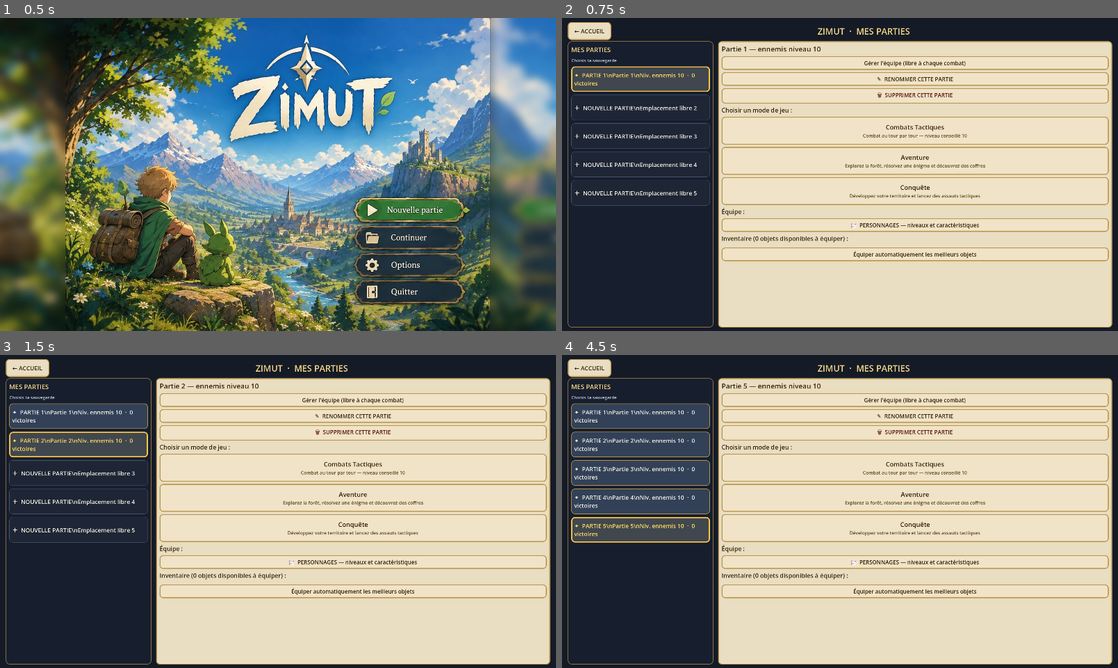
Above: before the commit, frames 1-4 (two rows, left to right).
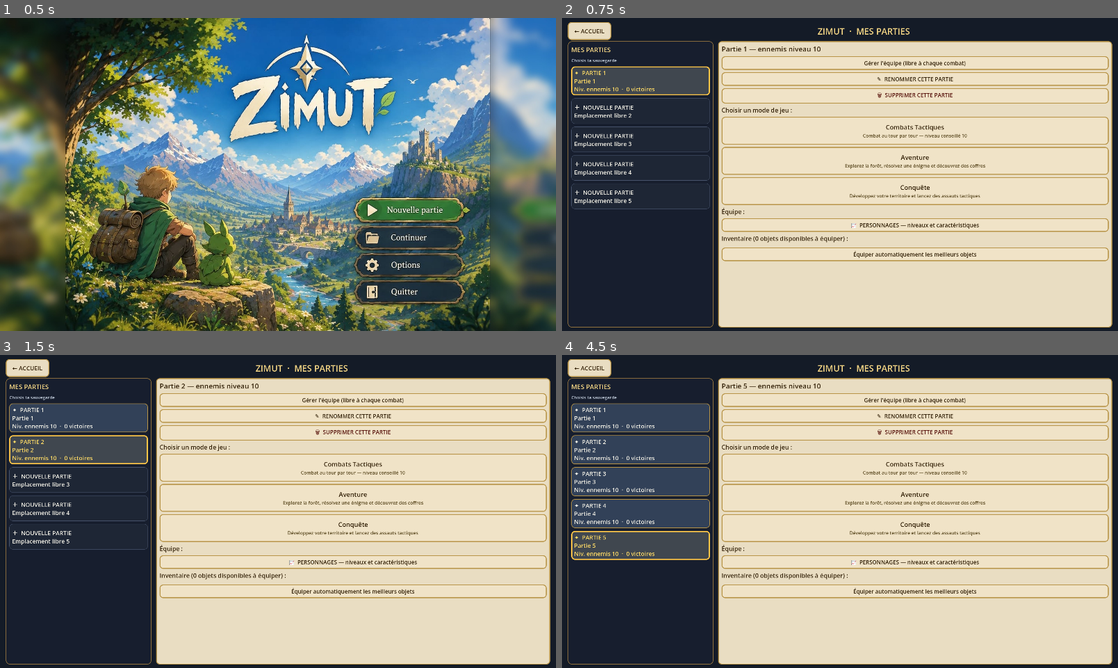
Above: after the commit, the same moments.

Repository: CharlieG42/Zimut
Game: Godot game, scene res://scenes/MainMenu.tscn
Two runs of this game, one before a commit and one after it. Both use one fixed random seed, a clock stepped at 60 frames per second and the inputs below.
Inputs (mouse positions are in pixels of both pictures, inside the frame that each line leads up to):
- Up to frame 1 (0.5 s): no input
- Up to frame 2 (0.75 s): click (973, 208) at 0.5 s
- Up to frame 3 (1.5 s): click (77, 445) at 1.25 s, where only the run before the commit has a clickable "＋ NOUVELLE PARTIE\nEmplacemen…"
- Up to frame 4 (4.5 s): click (639, 473) at 2 s, where only the run before the commit has a clickable "＋ NOUVELLE PARTIE\nEmplacemen…"; click (639, 502) at 2.75 s, where only the run before the commit has a clickable "＋ NOUVELLE PARTIE\nEmplacemen…"; click (639, 530) at 3.5 s, where only the run before the commit has a clickable "＋ NOUVELLE PARTIE\nEmplacemen…"; click (639, 542) at 4.25 s, where only the run after the commit has a clickable "＋ NOUVELLE PARTIE Emplacement…"

Frame 1 is identical in both runs. In frame 2, 2.0% of the frame differs, in the area x 1-27%, y 16-62%; in frame 3, 3.0%; in frame 4, 5.3%, in the area x 1-27%, y 16-66%.

Commit message:
fix(ui): corriger les retours à la ligne des cartes de sauvegarde

Diff:
--- a/prototype/zimut/scripts/SaveSlotsUI.gd
+++ b/prototype/zimut/scripts/SaveSlotsUI.gd
@@ -226,11 +226,11 @@
 		var is_used: bool = used.has(slot)
 		if is_used:
 			var sv: Dictionary = used[slot]
-			btn.text = "✦  PARTIE %d\\n%s\\nNiv. ennemis %d  ·  %d victoires" % [slot + 1, sv["name"], sv["level"], sv["victories"]]
+			btn.text = "✦  PARTIE %d\n%s\nNiv. ennemis %d  ·  %d victoires" % [slot + 1, sv["name"], sv["level"], sv["victories"]]
 			btn.add_theme_stylebox_override("normal", _flat_bg(COL_SLOT_USED_BG, COL_BORDER, 2))
 			btn.add_theme_stylebox_override("hover", _flat_bg(COL_SLOT_USED_BG.lightened(0.12), COL_BORDER, 3))
 		else:
-			btn.text = "＋  NOUVELLE PARTIE\\nEmplacement libre %d" % (slot + 1)
+			btn.text = "＋  NOUVELLE PARTIE\nEmplacement libre %d" % (slot + 1)
 			btn.add_theme_stylebox_override("normal", _flat_bg(COL_SLOT_EMPTY_BG, Color(0.3, 0.35, 0.45), 1))
 			btn.add_theme_stylebox_override("hover", _flat_bg(COL_SLOT_EMPTY_BG.lightened(0.12), Color(0.58, 0.46, 0.25), 2))
 		btn.add_theme_font_size_override("font_size", _ui_font(20))
